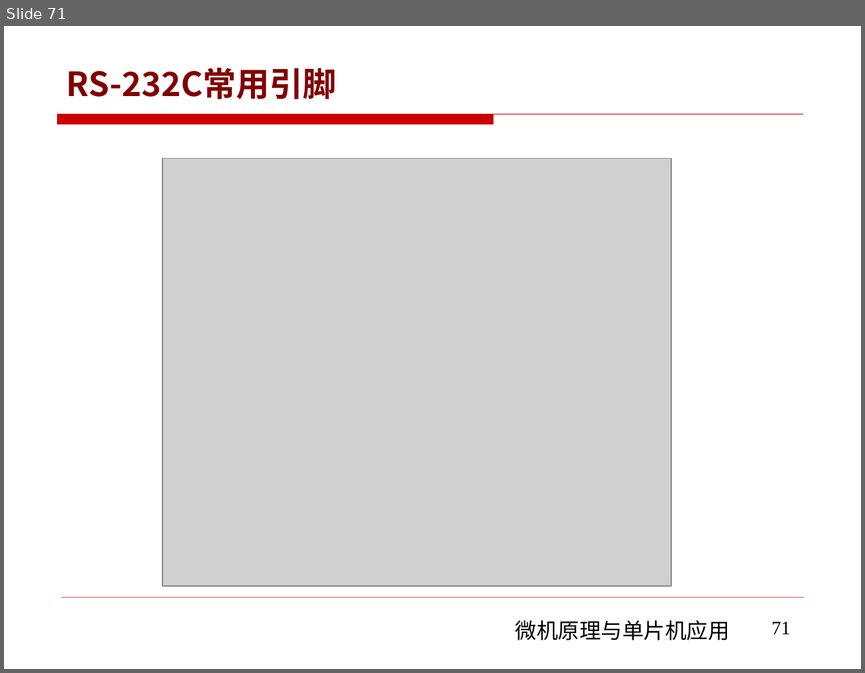
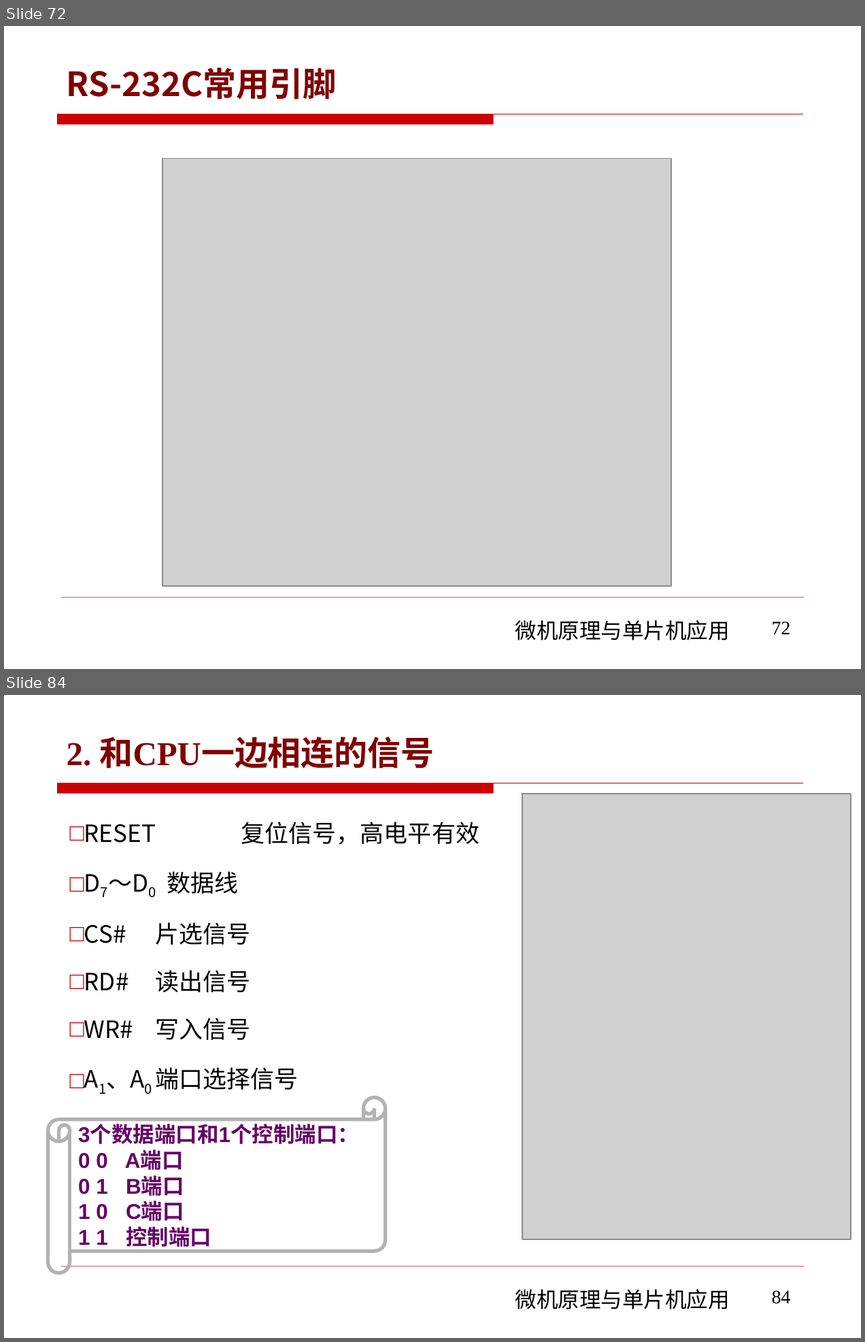
Before and after one commit to rshouc/Microcomputer, a slide deck: PPT/The Principle of Microcomputer/第六章 微机原理（串并行通信和接口技术) .pptx. Shown one above the other, each under a label of ours: slide 71 before the commit, slides 72 and 84 after it; the slides between them are not shown. The pictures are 865x673 and 865x1342 pixels, drawn with LibreOffice and Linux fonts; fonts in the diff are those of the drawing; grey boxes stand for pictures; background and template pictures are left out. Boxes give left, top, right and bottom in pixels: in the first picture for what was removed or moved away, otherwise in the second. Text is boxed around its words. In the diff, an @@ line names an element or a change of style, - is before the commit and + after.

```diff
--- a/PPT/The Principle of Microcomputer/第六章 微机原理（串并行通信和接口技术) .pptx
+++ b/PPT/The Principle of Microcomputer/第六章 微机原理（串并行通信和接口技术) .pptx
@@ slide 84 added at (x1=4, y1=695, x2=861, y2=1338), background #FFFFFF; not listed: 3 template elements that a slide beside it also shows @@
@@ title added at (x1=67, y1=736, x2=434, y2=768), 28 pt, text #800000, bold @@
+2. 和CPU一边相连的信号
@@ picture added at (x1=522, y1=794, x2=851, y2=1239) @@
@@ text added at (x1=84, y1=821, x2=480, y2=1089), 20 pt, text #000000 @@
+□ RESET 复位信号，高电平有效
+□ D7～D0 数据线
+□ CS# 片选信号
+□ RD# 读出信号
+□ WR# 写入信号
+□ A1、A0 端口选择信号
@@ horizontal scroll added at (x1=48, y1=1097, x2=385, y2=1272), outline #B2B2B2 3 pt, 18 pt, text #660066, bold @@
+3个数据端口和1个控制端口：
+0 0 A端口
+0 1 B端口
+1 0 C端口
+1 1 控制端口
@@ page number added at (x1=772, y1=1290, x2=791, y2=1304), 16 pt, text #000000 @@
+84
@@ what was slide 71 is now slide 72 @@
@@ page number at (x1=772, y1=621, x2=791, y2=634): text changed @@
-71
+72
```
Also in this commit, not shown: 2 slides changed, 72 other slides added, 1 slide removed.
